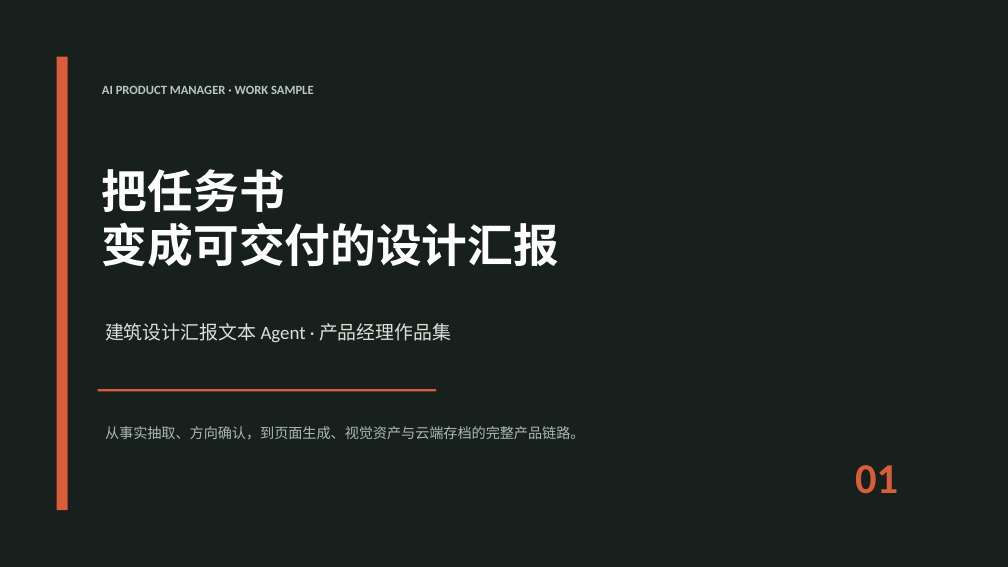
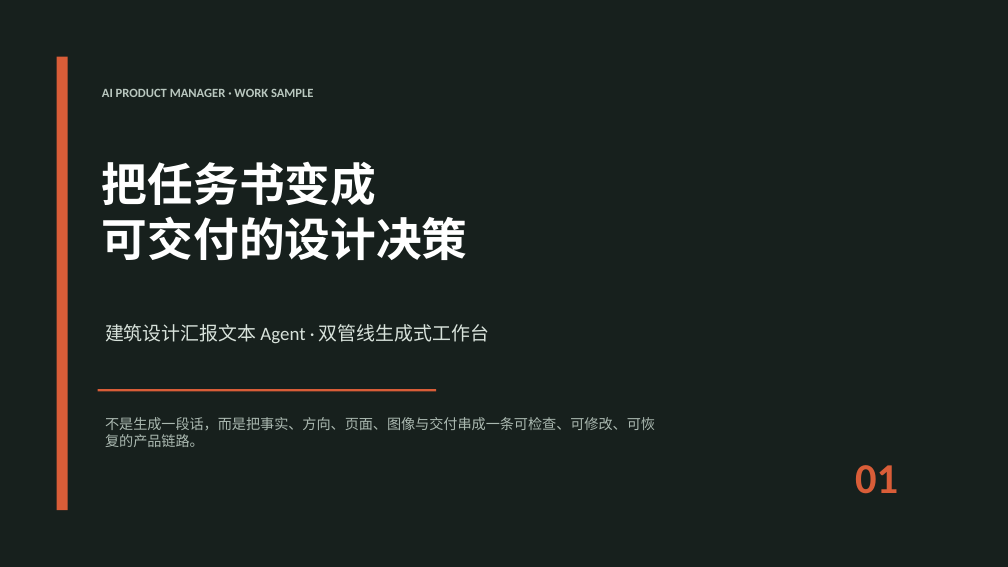
Before and after one commit to 601733473-web/architectural-report-workbench, a slide deck: slide 1 of output/AI产品经理作品集_建筑设计汇报文本Agent.pptx. Drawn at 1008x567 pixels with LibreOffice and Linux fonts; fonts in the diff are those of the drawing. Boxes give left, top, right and bottom in pixels: in the first picture for what was removed or moved away, otherwise in the second. Text is boxed around its words. In the diff, an @@ line names an element or a change of style, - is before the commit and + after.

```diff
--- a/output/AI产品经理作品集_建筑设计汇报文本Agent.pptx
+++ b/output/AI产品经理作品集_建筑设计汇报文本Agent.pptx
@@ text at [102,162,468,260]: text changed @@
-把任务书
-变成可交付的设计汇报
+把任务书变成
+可交付的设计决策
@@ text at [105,324,489,344]: text changed @@
-建筑设计汇报文本 Agent · 产品经理作品集
+建筑设计汇报文本 Agent · 双管线生成式工作台
@@ text at [105,417,655,447]: text changed @@
-从事实抽取、方向确认，到页面生成、视觉资产与云端存档的完整产品链路。
+不是生成一段话，而是把事实、方向、页面、图像与交付串成一条可检查、可修改、可恢复的产品链路。
```
Also in this commit, not shown: 10 slides added, 8 slides removed, 4 other files.
